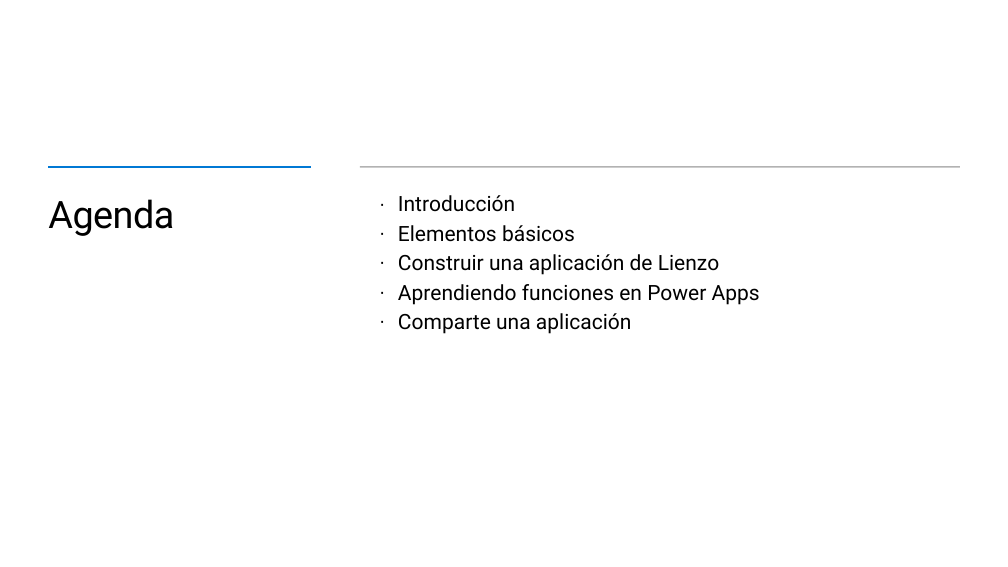
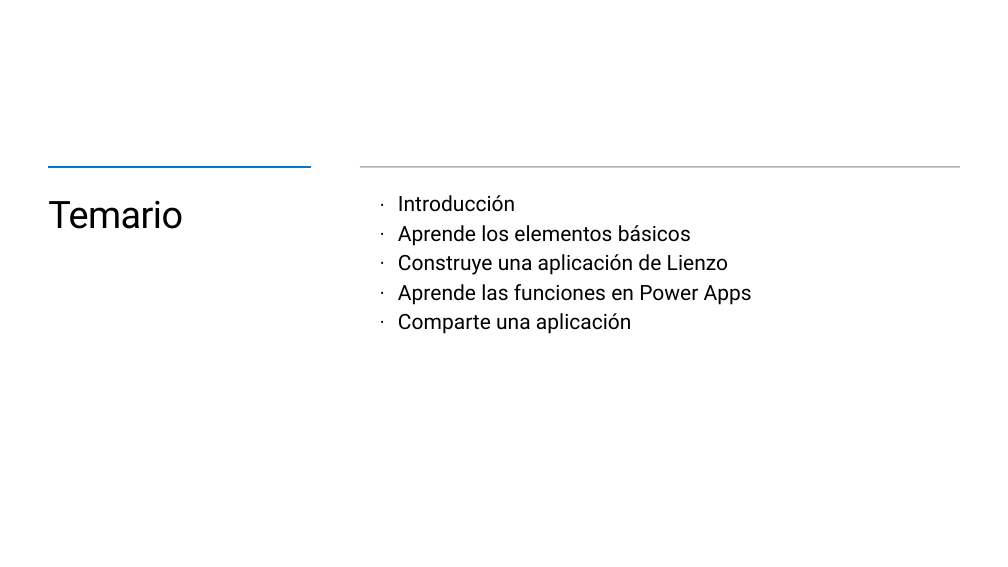
Before and after one commit to microsoft/workshop-library, a slide deck: slide 5 of full/power-platform-canvas-app/slides_es.pptx. Drawn at 1008x567 pixels with LibreOffice and Linux fonts; fonts in the diff are those of the drawing; background and template pictures are left out. Boxes give left, top, right and bottom in pixels: in the first picture for what was removed or moved away, otherwise in the second. Text is boxed around its words. In the diff, an @@ line names an element or a change of style, - is before the commit and + after.

```diff
--- a/full/power-platform-canvas-app/slides_es.pptx
+++ b/full/power-platform-canvas-app/slides_es.pptx
@@ title at box(48, 200, 183, 229): text changed @@
-Agenda
+Temario
@@ text at box(398, 225, 752, 305): text changed @@
-  · Elementos básicos
-  · Construir una aplicación de Lienzo
-  · Aprendiendo funciones en Power Apps
+  · Aprende los elementos básicos
+  · Construye una aplicación de Lienzo
+  · Aprende las funciones en Power Apps
```
Also in this commit, not shown: 21 other slides changed, 6 slides added, 6 slides removed.
